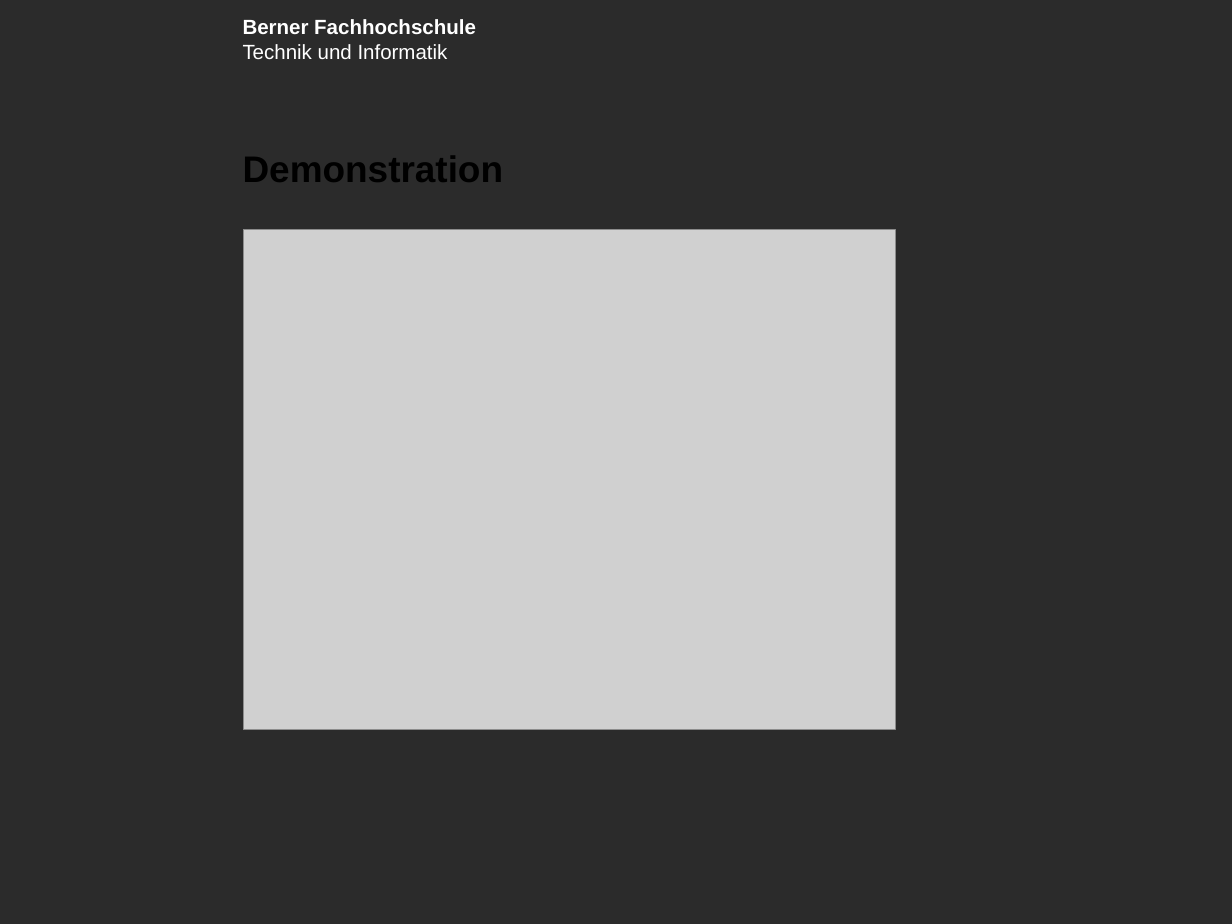
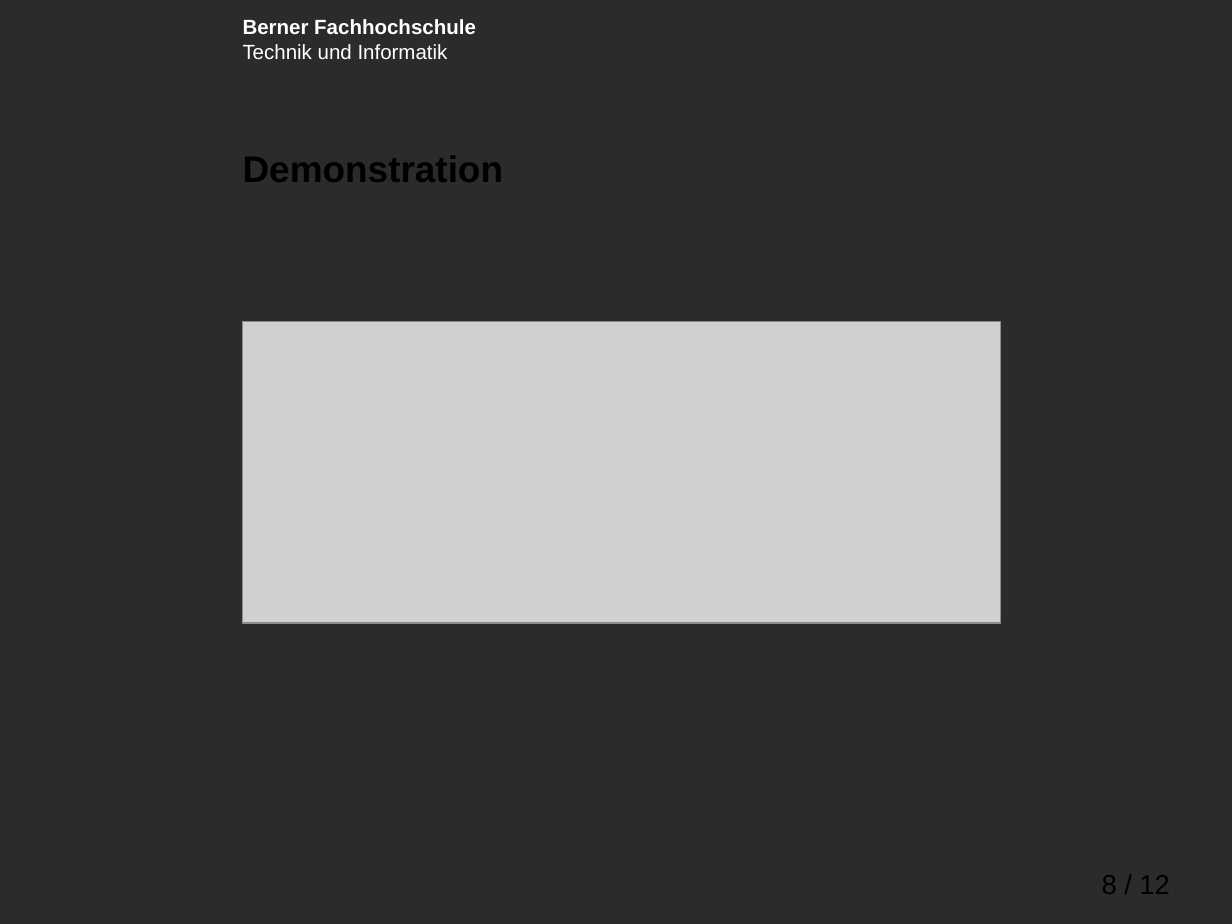
Before and after one commit to martinmoserswiss/LBSSwitzerland, a slide deck: slide 8 of Präsentation/Praesentation_LBS_in_Switzerland.pptx (slide 5 before the commit). Drawn at 1232x924 pixels with LibreOffice and Linux fonts; fonts in the diff are those of the drawing; grey boxes stand for pictures; background and template pictures are left out; a plain dark background stands for a picture behind light text. Boxes give left, top, right and bottom in pixels: in the first picture for what was removed or moved away, otherwise in the second. Text is boxed around its words. In the diff, an @@ line names an element or a change of style, - is before the commit and + after.

```diff
--- a/Präsentation/Praesentation_LBS_in_Switzerland.pptx
+++ b/Präsentation/Praesentation_LBS_in_Switzerland.pptx
@@ picture resized from (x1=243, y1=229, x2=894, y2=729) to (x1=243, y1=322, x2=1000, y2=623) @@
@@ page number added at (x1=1102, y1=875, x2=1169, y2=894), 16 pt, text #000000 @@
+8 / 12
```
Also in this commit, not shown: 4 other slides changed, 8 slides added, 3 slides removed, 3 other files.
